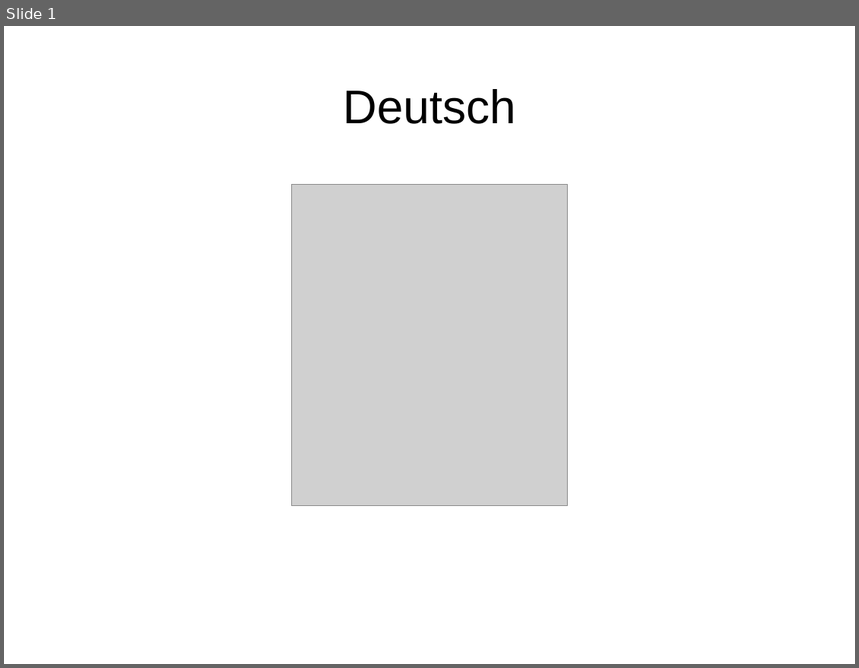
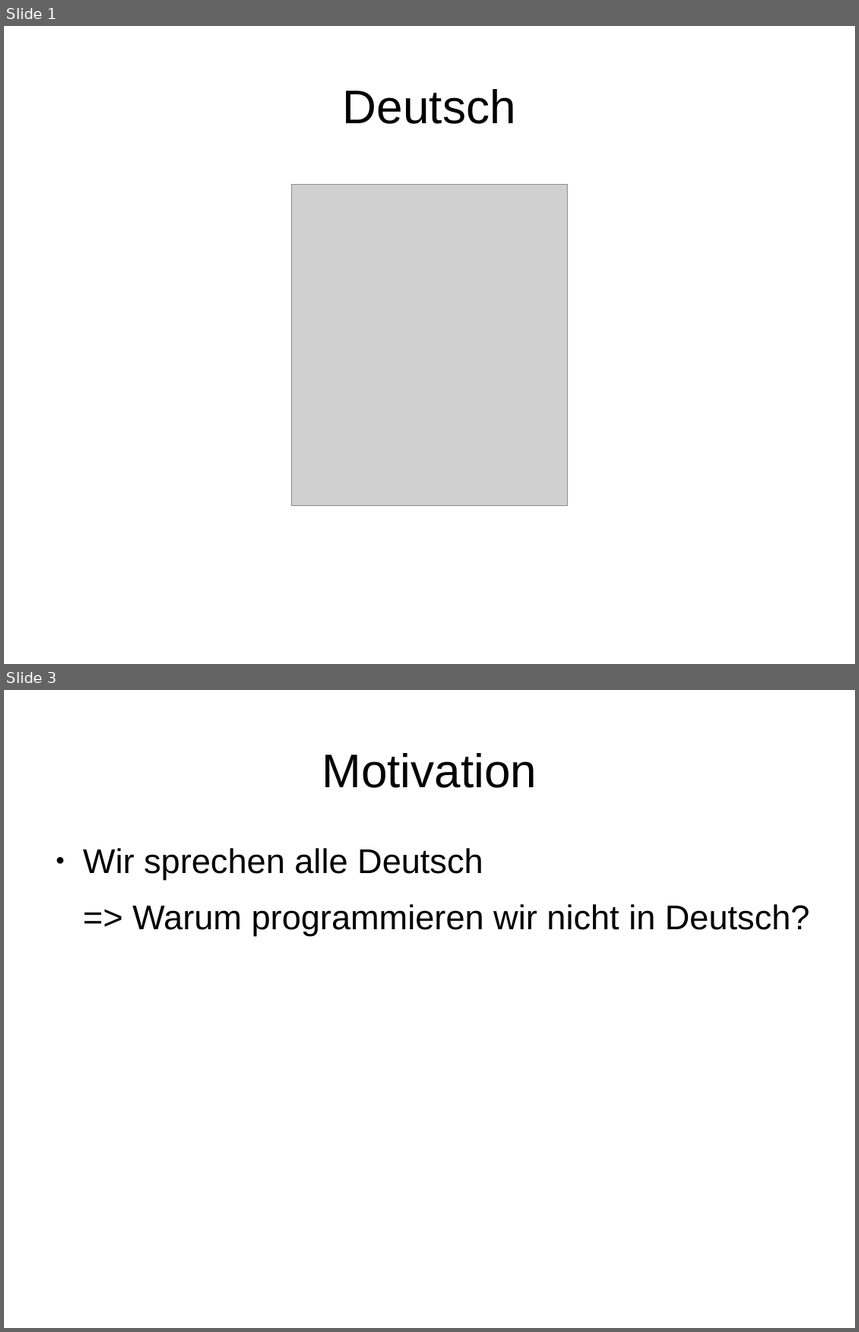
Before and after one commit to MasterInformatikHsBochum/Eine-deutsche-Praesentation, a slide deck: Präsentation.odp. Shown one above the other, each under a label of ours: slide 1 before the commit, slides 1 and 3 after it; the slides between them are not shown. The pictures are 859x668 and 859x1332 pixels, drawn with LibreOffice and Linux fonts; fonts in the diff are those of the drawing; grey boxes stand for pictures. Boxes give left, top, right and bottom in pixels: in the first picture for what was removed or moved away, otherwise in the second. Text is boxed around its words. In the diff, an @@ line names an element or a change of style, - is before the commit and + after.

Commit message:
Inhaltsverzeichnis und Motivation hinzugefügt

```diff
--- a/Präsentation.odp
+++ b/Präsentation.odp
@@ slide 3 added at (4,690,855,1328), background #FFFFFF @@
@@ title added at (322,753,537,788), 44 pt, text #000000 @@
+Motivation
@@ text added at (83,848,810,936), 32 pt, text #000000 @@
+● Wir sprechen alle Deutsch
+=> Warum programmieren wir nicht in Deutsch?
```
Also in this commit, not shown: 1 other slide added.
